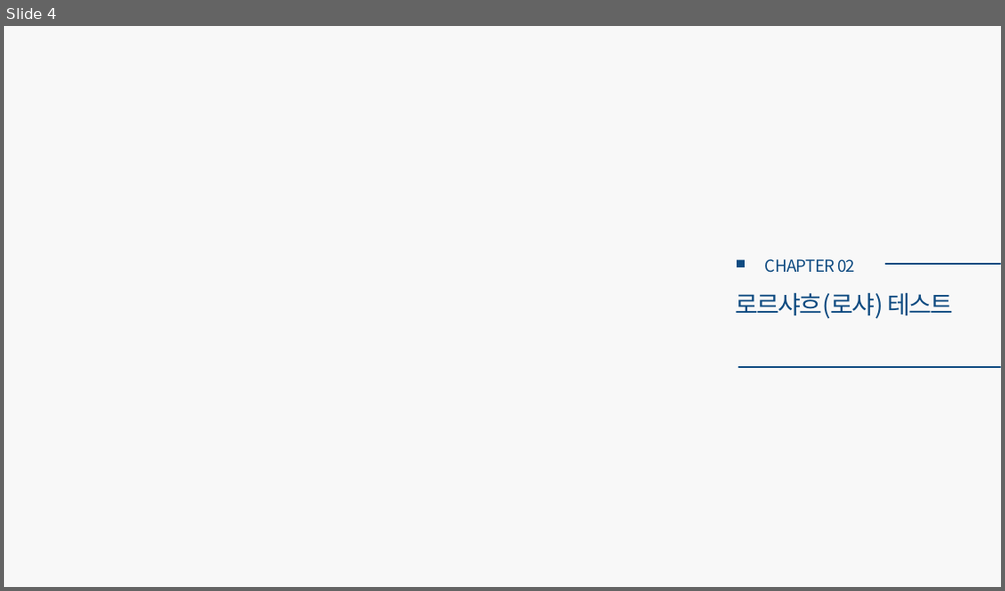
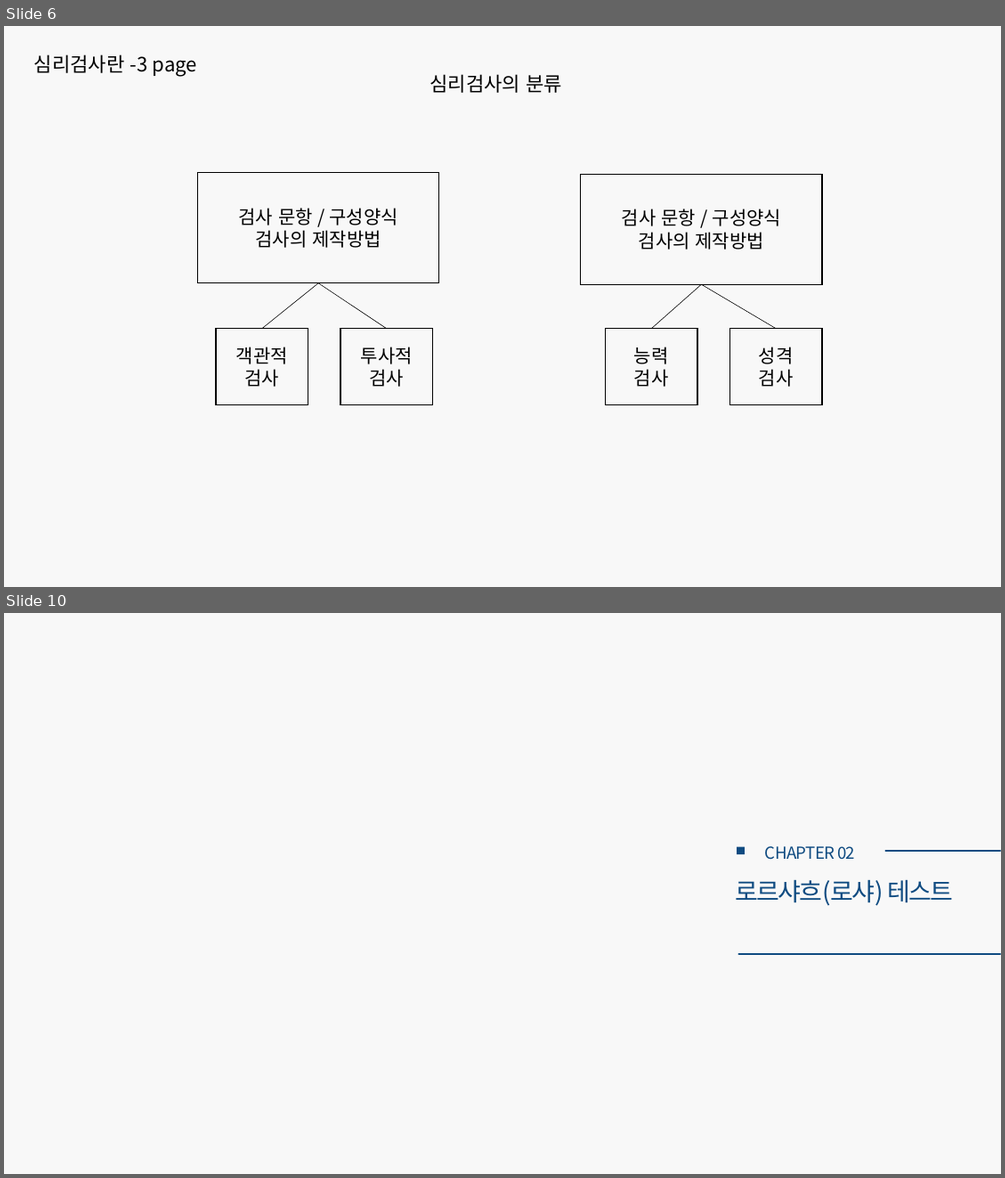
Before and after one commit to CUTE-MOONDO/growing-flowers, a slide deck: 로샤논문.pptx. Shown one above the other, each under a label of ours: slide 4 before the commit, slides 6 and 10 after it; the slides between them are not shown. The pictures are 1005x591 and 1005x1178 pixels, drawn with LibreOffice and Linux fonts; fonts in the diff are those of the drawing. Boxes give left, top, right and bottom in pixels: in the first picture for what was removed or moved away, otherwise in the second. Text is boxed around its words. In the diff, an @@ line names an element or a change of style, - is before the commit and + after.

```diff
--- a/로샤논문.pptx
+++ b/로샤논문.pptx
@@ slide 6 added at [4,26,1001,587], background #F8F8F8 @@
@@ text added at [34,54,197,77], 19 pt, text #000000 @@
+심리검사란 -3 page
@@ text added at [429,74,562,93], 19 pt, text #000000 @@
+심리검사의 분류
@@ rectangle added at [198,173,439,283], outline #000000 1 pt, 18 pt, text #000000 @@
+검사 문항 / 구성양식
+검사의 제작방법
@@ rectangle added at [581,174,822,285], outline #000000 1 pt, 18 pt, text #000000 @@
+검사 문항 / 구성양식
+검사의 제작방법
@@ line added from (318, 283) to (262, 329), #000000 0.5 pt @@
@@ line added from (318, 283) to (387, 329), #000000 0.5 pt @@
@@ line added from (702, 284) to (652, 329), #000000 0.5 pt @@
@@ line added from (702, 284) to (776, 329), #000000 0.5 pt @@
@@ rectangle added at [216,329,307,405], outline #000000 1 pt, 18 pt, text #000000 @@
+객관적
+검사
@@ rectangle added at [340,329,432,405], outline #000000 1 pt, 18 pt, text #000000 @@
+투사적
+검사
@@ rectangle added at [606,329,697,405], outline #000000 1 pt, 18 pt, text #000000 @@
+능력
+검사
@@ rectangle added at [730,329,822,405], outline #000000 1 pt, 18 pt, text #000000 @@
+성격
+검사
@@ what was slide 4 is now slide 10 @@
```
Also in this commit, not shown: 4 slides changed, 6 other slides added.
